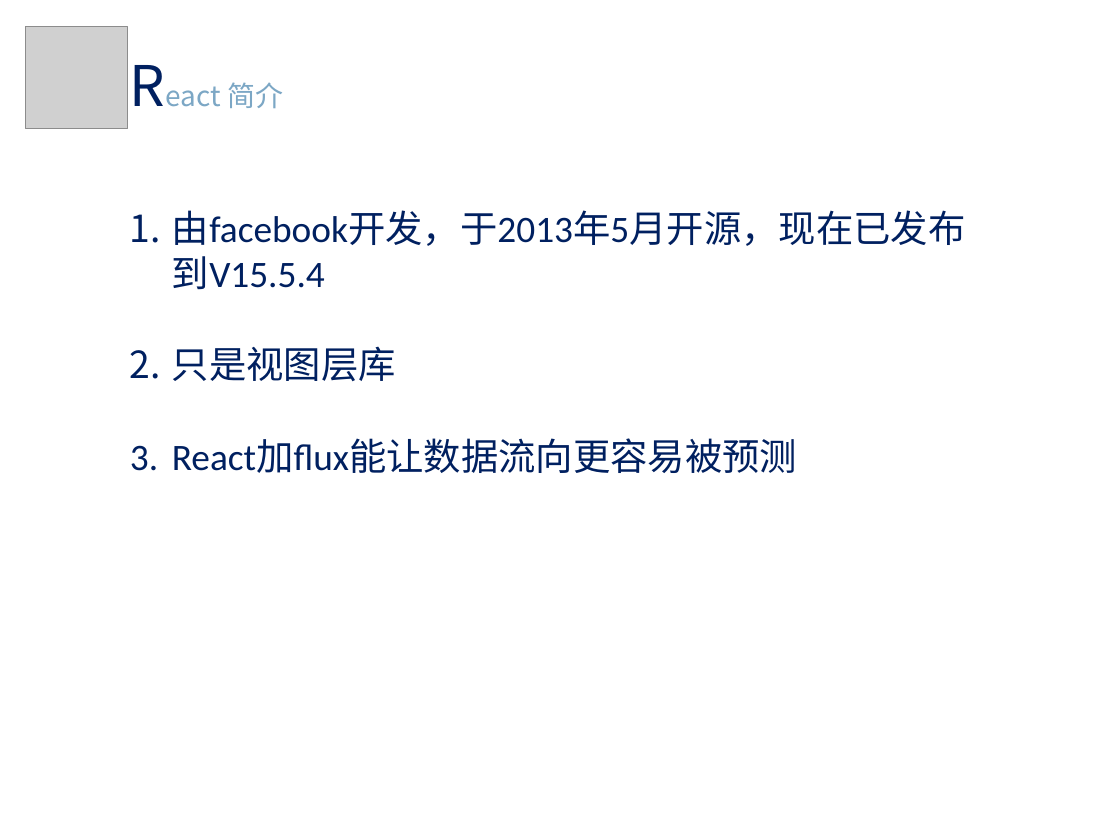
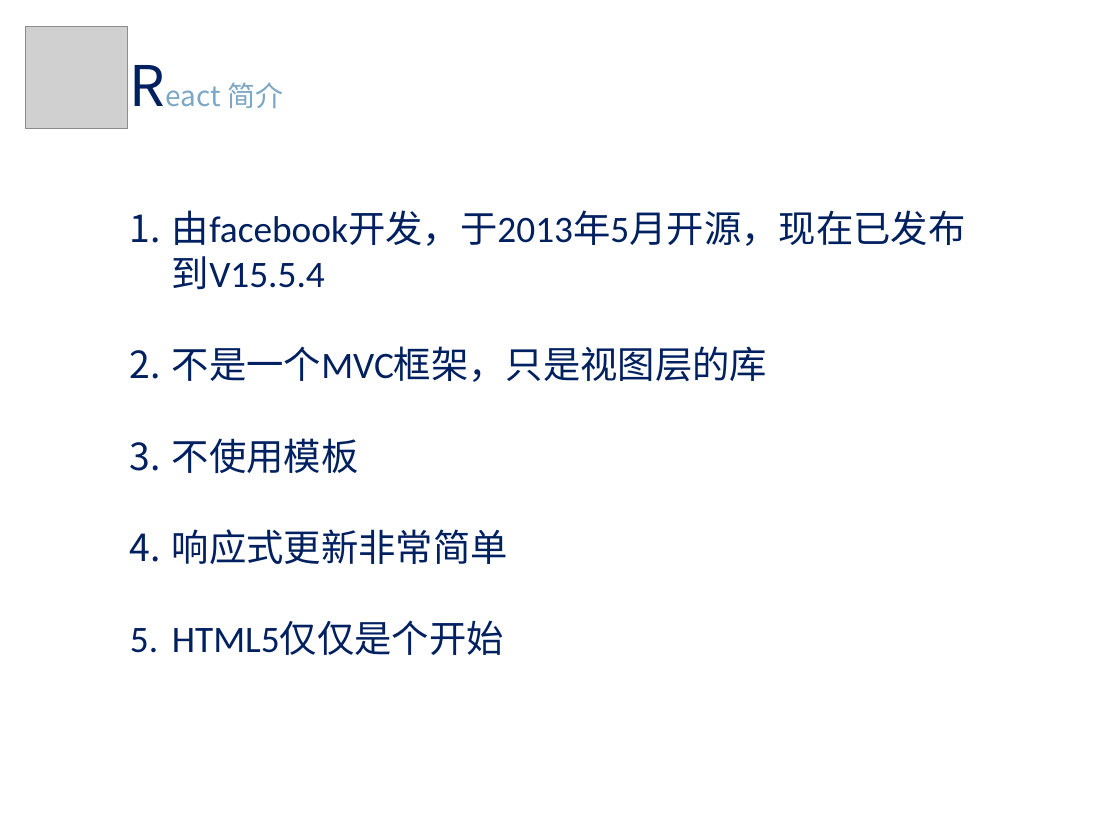
Before and after one commit to m544498510/may-web-app, a slide deck: slide 4 of new_doc/react share.pptx. Drawn at 1120x840 pixels with LibreOffice and Linux fonts; fonts in the diff are those of the drawing; grey boxes stand for pictures. Boxes give left, top, right and bottom in pixels: in the first picture for what was removed or moved away, otherwise in the second. Text is boxed around its words. In the diff, an @@ line names an element or a change of style, - is before the commit and + after.

Commit message:
asd`

```diff
--- a/new_doc/react share.pptx
+++ b/new_doc/react share.pptx
@@ text at (x1=172, y1=346, x2=767, y2=655): text changed @@
-2. 只是视图层库
-3. React加flux能让数据流向更容易被预测
+2. 不是一个MVC框架，只是视图层的库
+3. 不使用模板
+4. 响应式更新非常简单
+5. HTML5仅仅是个开始
```
Also in this commit, not shown: 4 other slides changed.
